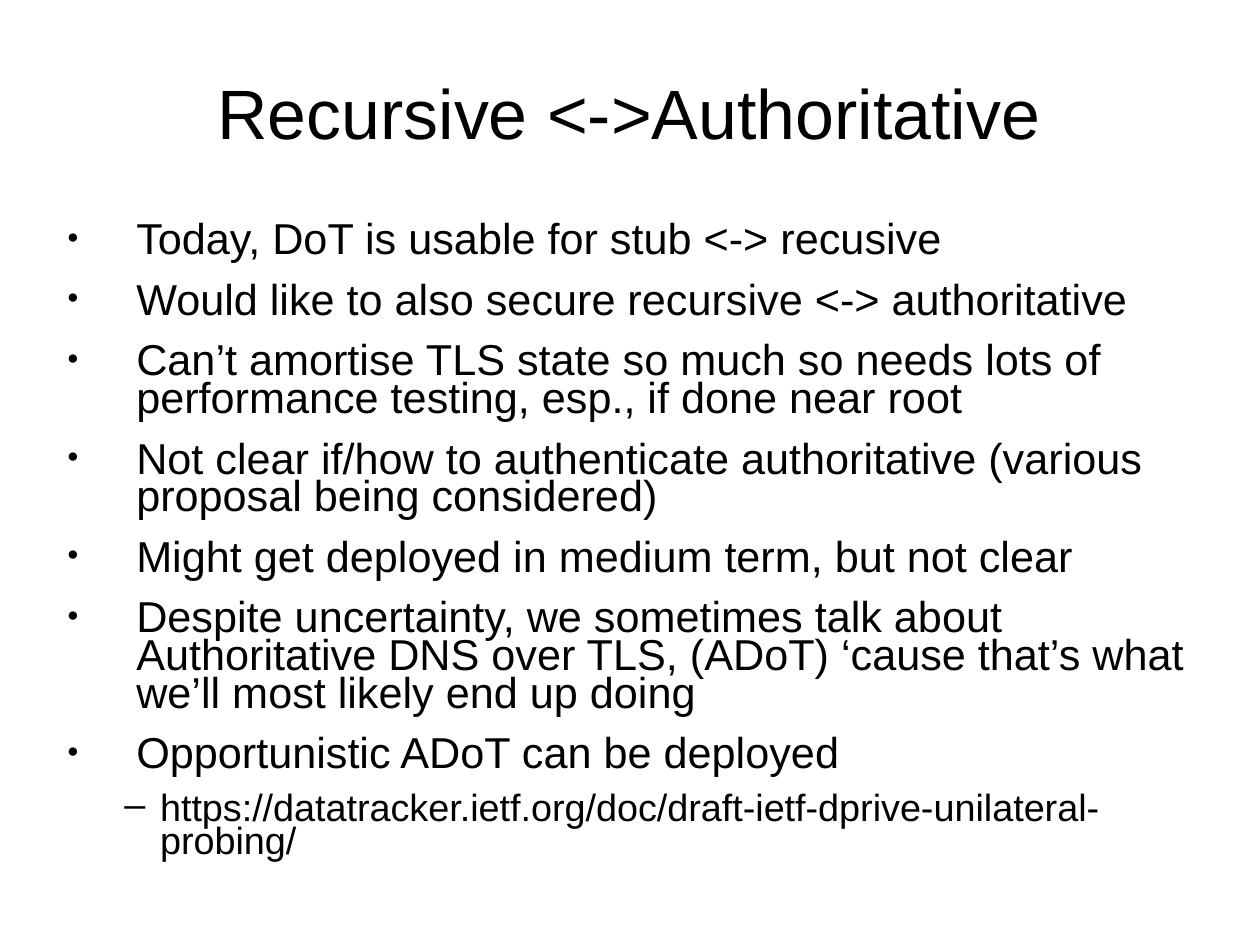
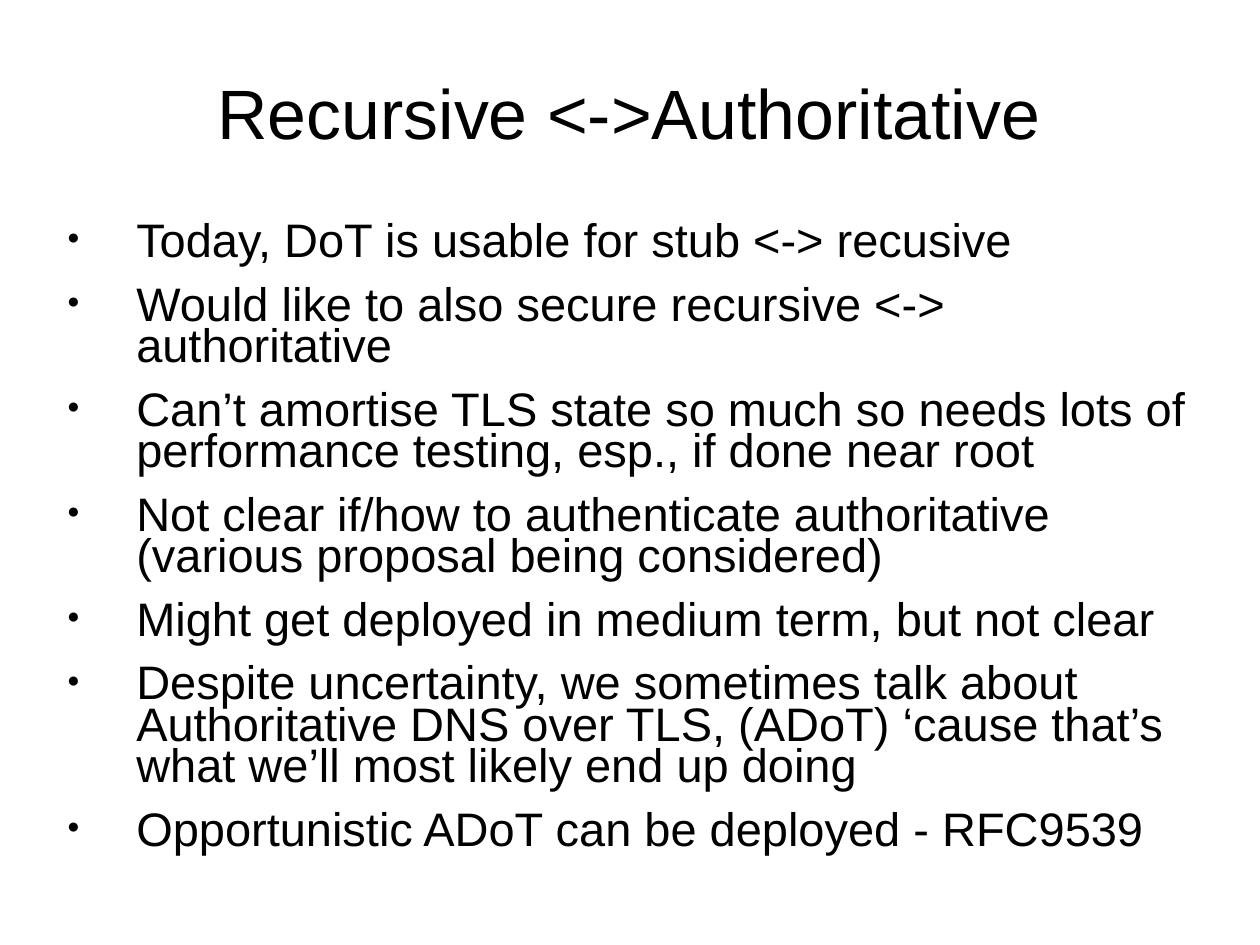
Before and after one commit to sftcd/cs7053, a slide deck: slide 24 of 2024lectures/10-dns.odp. Drawn at 1260x945 pixels with LibreOffice and Linux fonts; fonts in the diff are those of the drawing. Boxes give left, top, right and bottom in pixels: in the first picture for what was removed or moved away, otherwise in the second. Text is boxed around its words. In the diff, an @@ line names an element or a change of style, - is before the commit and + after.

```diff
--- a/2024lectures/10-dns.odp
+++ b/2024lectures/10-dns.odp
@@ text at bbox=[136, 223, 1185, 791]: size 27.2 to 29.6 pt @@
@@ text at bbox=[136, 812, 1143, 855]: text changed; size 23.8 to 29.6 pt @@
-● Opportunistic ADoT can be deployed
-  – https://datatracker.ietf.org/doc/draft-ietf-dprive-unilateral-probing/
+● Opportunistic ADoT can be deployed - RFC9539
```
Also in this commit, not shown: 2 other files.
